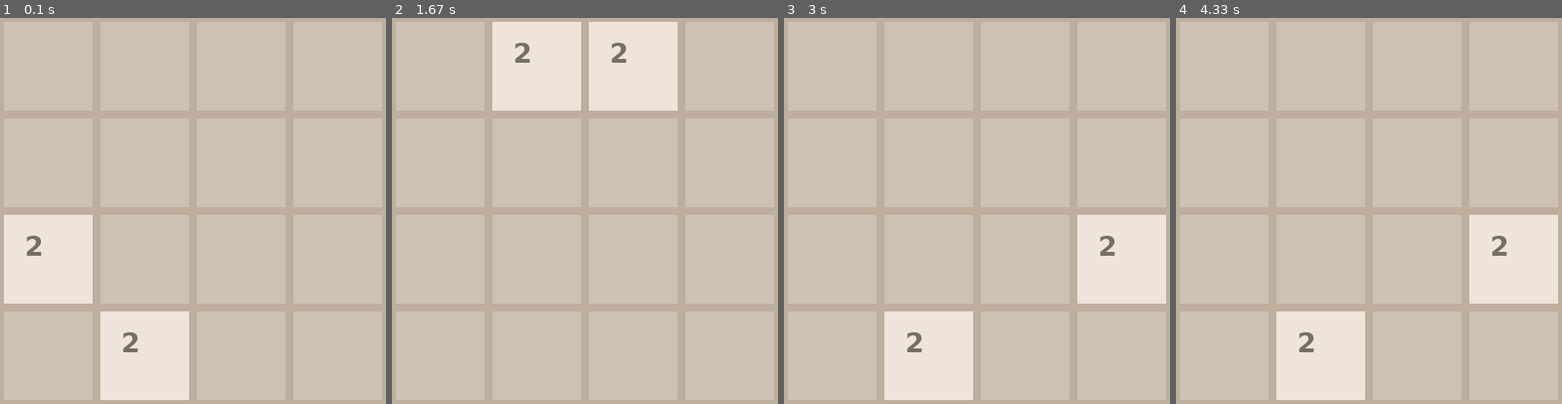
Above: before the commit, frames 1-4 (left to right).
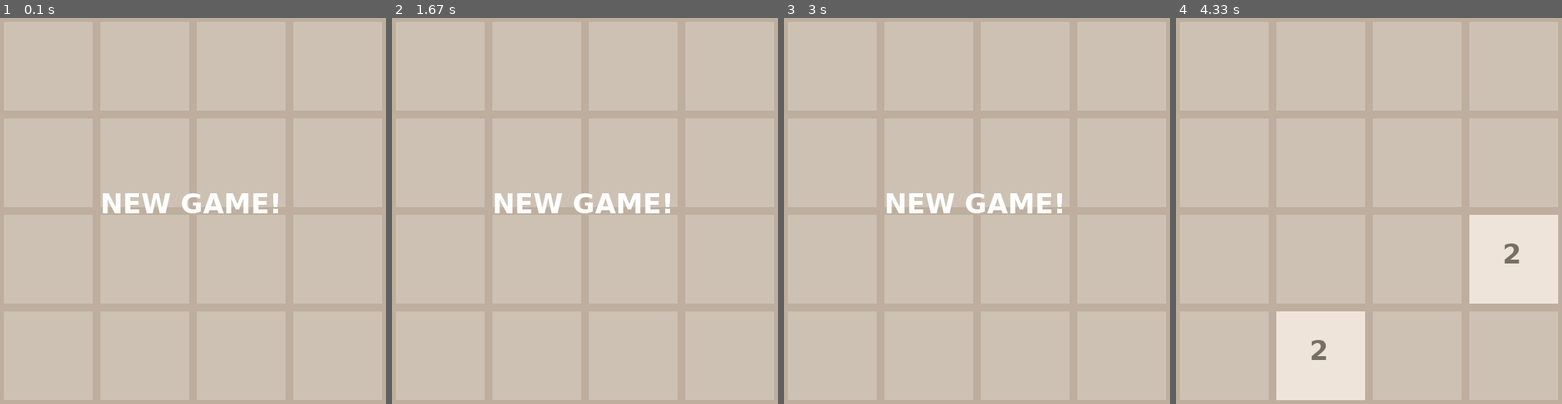
Above: after the commit, the same moments.

Repository: rajitbanerjee/2048-pygame
Game: pygame game, started from game.py
Same seed, same stepped clock (60 frames per second), same inputs: the game is played once before the commit and once after it.
Inputs:
- Up to frame 1 (0.1 s): no input
- Up to frame 2 (1.67 s): hold N from 1.33 s (still down)
- Up to frame 3 (3 s): release N at 1.8 s; tap N at 1.83 s
- Up to frame 4 (4.33 s): no input

The runs differ from the first frame. In frame 1, 12% of the frame differs, in the area x 1-72%, y 45-99%; in frame 2, 12%; in frame 3, 12%; in frame 4, 0.5%.

Commit message:
optimised game

Diff:
--- a/game.py
+++ b/game.py
@@ -14,25 +14,33 @@
         size = c["dimensions"]["size"]
         # Fill the window with a transparent background
         s = pygame.Surface((size, size), pygame.SRCALPHA)
-        s.fill((255, 255, 255, 128))
+        s.fill((244, 208, 63, 128))
         screen.blit(s, (0, 0))
 
         # Display win/lose status
         screen.blit(my_font.render(
-            f"YOU {status}!", 1, (255, 255, 255)), (size // 4, size // 2))
+            f"YOU {status}!", 1, (255, 255, 255)), (130, 220))
         pygame.display.update()
 
-        # Wait for 10 seconds before quitting game
-        time.sleep(10)
+        # Wait for 3 seconds before quitting game
+        time.sleep(3)
         pygame.quit()
         sys.exit()
 
+def newGame():
+    # clear the board to start a new game
+    board = [[0] * 4 for _ in range(4)]
+    display(board)
 
-def pr(board):
-    print("\n")
-    for row in board:
-        print(row)
+    screen.blit(my_font.render(
+        f"NEW GAME!", 1, (255, 255, 255)), (130, 220))
+    pygame.display.update()
+    # wait for 1 second before starting over
+    time.sleep(1)
 
+    board = fillTwoOrFour(board, iter=2)
+    display(board)
+    return board
 
 def display(board):
     screen.fill(tuple(c["colour"]["background"]))
@@ -50,19 +58,19 @@
                     text_colour = tuple(c["colour"]["dark"])
                 else:
                     text_colour = tuple(c["colour"]["light"])
-                screen.blit(my_font.render("{:^4}".format(
+                # display the number at the centre of the tile
+                screen.blit(my_font.render("{:>4}".format(
                     board[i][j]), 1, text_colour),
-                    (j * box + 4 * padding, i * box + 5 * padding))
+                    # 2.5 and 7 were obtained by trial and error
+                    (j * box + 2.5 * padding, i * box + 7 * padding))
     pygame.display.update()
 
 
 def main():
     status = "PLAY"
     board = newGame()
-    board = fillTwoOrFour(board, iter=2)
-    display(board)
-    pr(board)
 
+    # game loop
     while True:
         for event in pygame.event.get():
             if event.type == QUIT:
@@ -71,21 +79,17 @@
             if event.type == pygame.KEYDOWN:
                 if event.key == pygame.K_n:
                     board = newGame()
-                    board = fillTwoOrFour(board, iter=2)
-                    display(board)
-                    pr(board)
 
                 if str(event.key) not in c["keys"]:
                     # no direction key was pressed
                     continue
                 else:
-                    desired_key = c["keys"][str(event.key)]
+                    key = c["keys"][str(event.key)]
 
-                new_board = move(desired_key, deepcopy(board))
+                new_board = move(key, deepcopy(board))
                 if new_board != board:
                     board = fillTwoOrFour(new_board)
                     display(board)
-                    pr(board)
                     status = checkGameStatus(board)
                     winCheck(status)
 
@@ -93,6 +97,7 @@
 if __name__ == "__main__":
     # load json data
     c = json.load(open("constants.json", "r"))
+
     # Set up pygame
     pygame.init()
     screen = pygame.display.set_mode(
@@ -104,5 +109,6 @@
 
     pygame.display.set_icon(icon)
     my_font = pygame.font.SysFont(c["font"], c["font_size"], bold=True)
+
     # run main game loop
     main()
--- a/logic.py
+++ b/logic.py
@@ -12,14 +12,10 @@
         return moveRight(board)
 
 
-def newGame():
-    board = [[0] * 4 for _ in range(4)]
-    return board
-
-
 def checkGameStatus(board):
     flat_board = [cell for row in board for cell in row]
-    if 256 in flat_board:
+    # game has been won if 2048 if found
+    if 2048 in flat_board:
         return "WIN"
 
     for i in range(4):
@@ -45,7 +41,7 @@
         if sum([cell for row in board for cell in row]) in (0, 2):
             board[a][b] = 2
         else:
-            board[a][b] = random.choice([2, 4])
+            board[a][b] = random.choice((2, 4))
     return board
 
 
@@ -87,7 +83,6 @@
 
     # final shift
     shiftRight(board)
-
     return board
 
 
